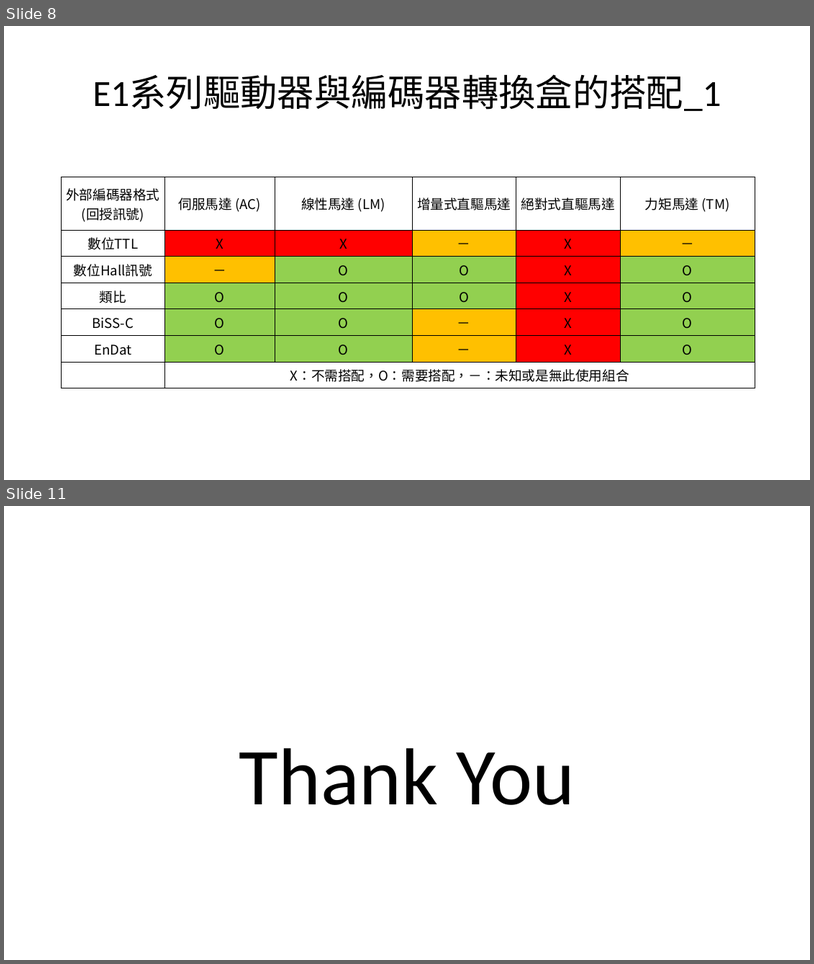
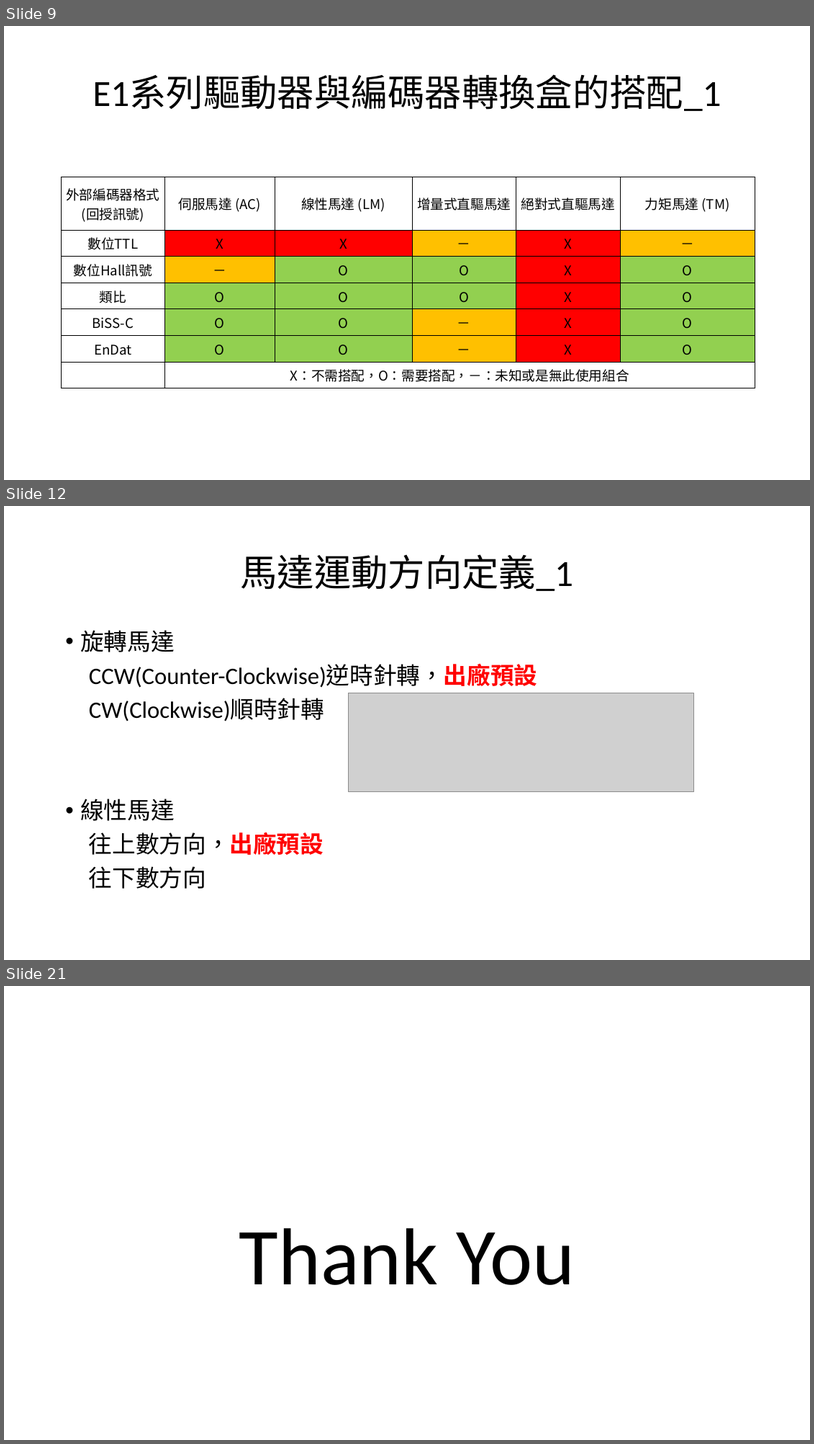
Before and after one commit to handsomeyo-wei/introduce-product-of-controllers-and-drivers, a slide deck: 產品簡介.pptx. Shown one above the other, each under a label of ours: slides 8 and 11 before the commit, slides 9, 12 and 21 after it; the slides between them are not shown. The pictures are 814x964 and 814x1444 pixels, drawn with LibreOffice and Linux fonts; fonts in the diff are those of the drawing; grey boxes stand for pictures. Boxes give left, top, right and bottom in pixels: in the first picture for what was removed or moved away, otherwise in the second. Text is boxed around its words. In the diff, an @@ line names an element or a change of style, - is before the commit and + after.

```diff
--- a/產品簡介.pptx
+++ b/產品簡介.pptx
@@ slide 12 added at box(4, 506, 810, 960), background #FFFFFF @@
@@ title added at box(241, 554, 574, 591), 44 pt, text #000000 @@
+馬達運動方向定義_1
@@ text added at box(80, 630, 538, 888), 28 pt, text #000000 @@
+• 旋轉馬達
+CCW(Counter-Clockwise)逆時針轉，出廠預設
+CW(Clockwise)順時針轉
+• 線性馬達
+往上數方向，出廠預設
+往下數方向
@@ picture added at box(349, 693, 694, 792) @@
@@ what was slide 8 is now slide 9 @@
@@ what was slide 11 is now slide 21 @@
```
Also in this commit, not shown: 3 slides changed, 10 other slides added.
